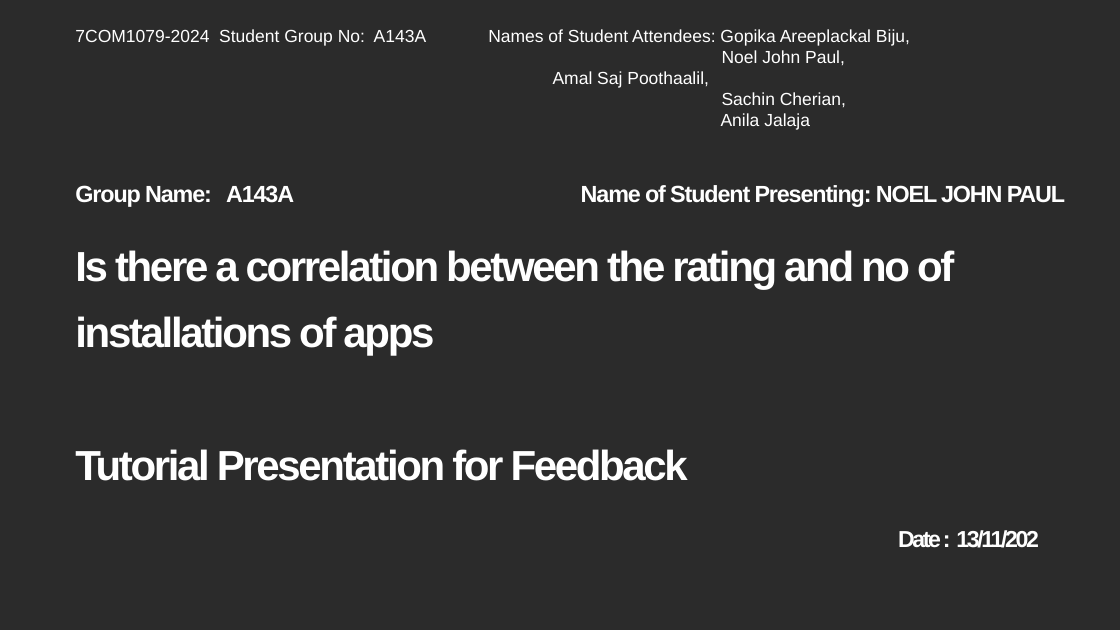
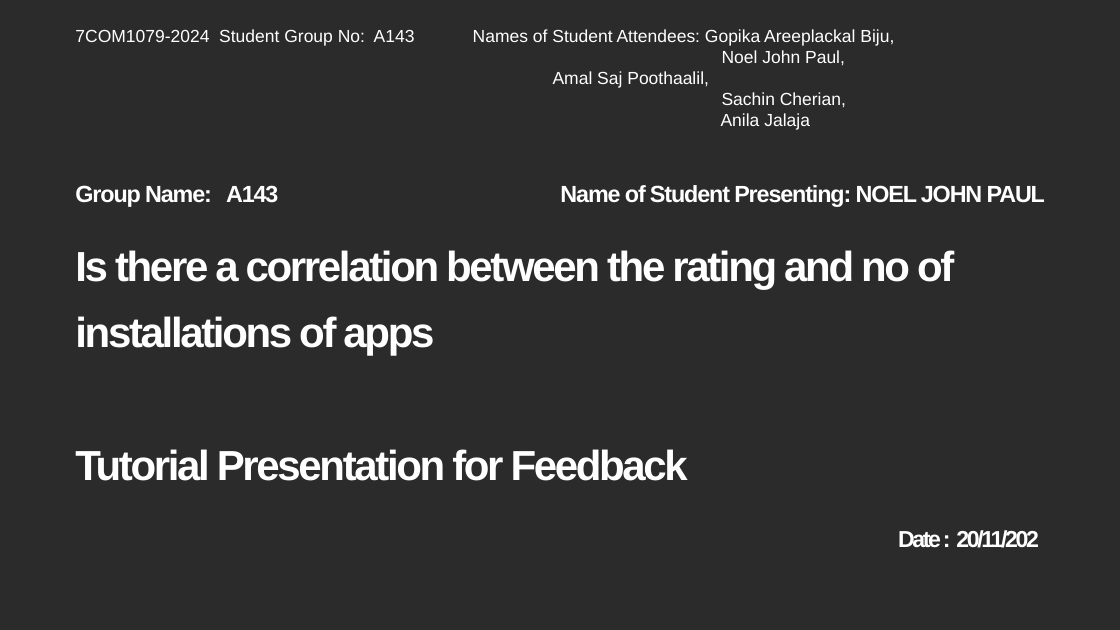
Before and after one commit to noelpaul07/A143A, a slide deck: slide 1 of reseach_question_presentation _1.pptx. Drawn at 1120x630 pixels with LibreOffice and Linux fonts; fonts in the diff are those of the drawing; background and template pictures are left out; a plain dark background stands for a picture behind light text. Boxes give left, top, right and bottom in pixels: in the first picture for what was removed or moved away, otherwise in the second. Text is boxed around its words. In the diff, an @@ line names an element or a change of style, - is before the commit and + after.

```diff
--- a/reseach_question_presentation _1.pptx
+++ b/reseach_question_presentation _1.pptx
@@ text at bbox=[75, 29, 894, 46]: text changed @@
-7COM1079-2024 Student Group No: A143A Names of Student Attendees: Gopika Areeplackal Biju,
+7COM1079-2024 Student Group No: A143 Names of Student Attendees: Gopika Areeplackal Biju,
@@ subtitle at bbox=[75, 185, 1045, 207]: text changed @@
-Group Name: A143A Name of Student Presenting: NOEL JOHN PAUL
+Group Name: A143 Name of Student Presenting: NOEL JOHN PAUL
@@ title at bbox=[75, 250, 1039, 548]: text changed @@
-Is there a correlation between the rating and no of installations of apps
-Tutorial Presentation for Feedback
-Date : 13/11/202
+Is there a correlation between the rating and no of installations of apps
+Tutorial Presentation for Feedback
+Date : 20/11/202
```
Also in this commit, not shown: 3 other slides changed.
